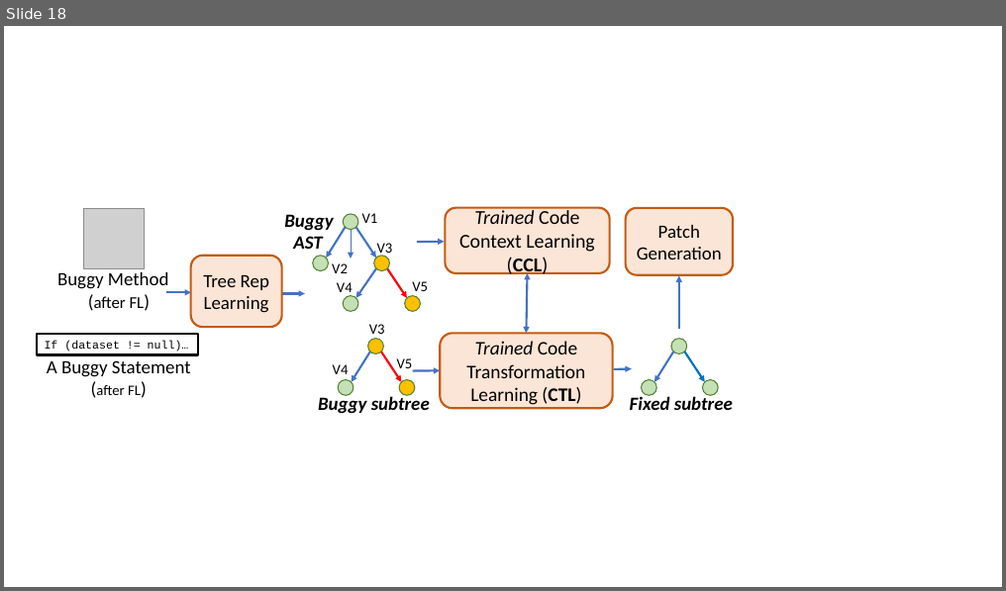
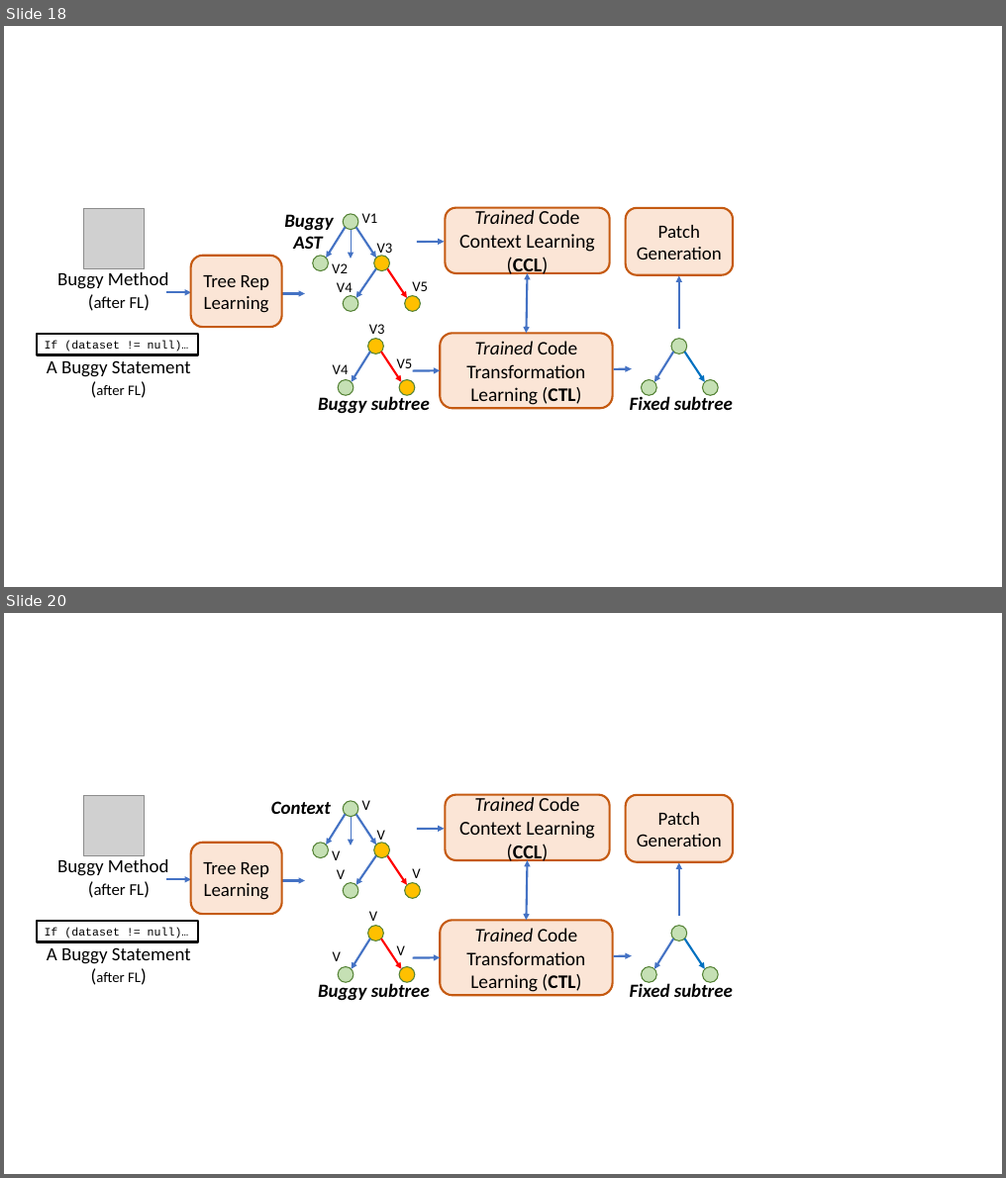
Before and after one commit to tien-n-nguyen/apr-study, a slide deck: Figures.pptx. Shown one above the other, each under a label of ours: slide 18 before the commit, slides 18 and 20 after it; the slides between them are not shown. The pictures are 1006x591 and 1006x1178 pixels, drawn with LibreOffice and Linux fonts; fonts in the diff are those of the drawing; grey boxes stand for pictures. Boxes give left, top, right and bottom in pixels: in the first picture for what was removed or moved away, otherwise in the second. Text is boxed around its words. In the diff, an @@ line names an element or a change of style, - is before the commit and + after.

```diff
--- a/Figures.pptx
+++ b/Figures.pptx
@@ slide 20 added at [4, 613, 1002, 1174], background #FFFFFF @@
@@ picture added at [84, 796, 145, 857] @@
@@ text added at [271, 801, 331, 814], 18 pt, text #000000, bold, italic @@
+Context
@@ group added at [313, 801, 389, 859]: 3 ellipses, 3 arrows @@
@@ text added at [362, 800, 370, 810], 14 pt, text #000000 @@
+V
@@ rounded rectangle added at [445, 795, 610, 861], fill #FBE5D6, outline #C55A11 2 pt, 19 pt, text #000000 @@
+Trained Code Context Learning
+(CCL)
@@ rounded rectangle added at [626, 795, 733, 862], fill #FBE5D6, outline #C55A11 2 pt, 18 pt, text #000000 @@
+Patch Generation
@@ rounded rectangle added at [191, 843, 282, 915], fill #FBE5D6, outline #C55A11 2 pt, 18 pt, text #000000 @@
+Tree Rep Learning
@@ text added at [377, 830, 385, 845], 14 pt, text #000000 @@
+V
@@ arrow added from (417, 829) to (445, 829), #4472C4 2 pt @@
@@ text added at [57, 860, 169, 895], 18 pt, text #000000 @@
+Buggy Method
+(after FL)
@@ arrow added from (166, 879) to (191, 879), #4472C4 2 pt @@
@@ text added at [332, 851, 340, 861], 14 pt, text #000000 @@
+V
@@ text added at [337, 869, 345, 879], 14 pt, text #000000 @@
+V
@@ arrow added from (376, 856) to (355, 885), #4472C4 2 pt @@
@@ arrow added from (387, 856) to (407, 885), #FF0000 2 pt @@
@@ text added at [412, 868, 420, 878], 14 pt, text #000000 @@
+V
@@ double arrow added from (528, 861) to (527, 921), #4472C4 2 pt @@
@@ arrow added from (679, 916) to (679, 863), #4472C4 2 pt @@
@@ arrow added from (280, 881) to (305, 881), #4472C4 2 pt @@
@@ ellipse added at [344, 883, 358, 899], fill #C5E0B4, outline #548235 1 pt @@
@@ ellipse added at [405, 883, 420, 899], fill #FFC000, outline #548235 1 pt @@
@@ rectangle added at [37, 921, 198, 943], outline #000000 2 pt, 11 pt, text #000000 @@
+If (dataset != null)…
@@ text added at [369, 911, 377, 921], 14 pt, text #000000 @@
+V
@@ group added at [338, 926, 415, 983]: 3 ellipses, 2 arrows @@
@@ rounded rectangle added at [440, 921, 613, 995], fill #FBE5D6, outline #C55A11 2 pt, 18.5 pt, text #000000 @@
+Trained Code Transformation Learning (CTL)
@@ group added at [642, 926, 718, 983]: 3 ellipses, 2 arrows @@
@@ text added at [47, 948, 191, 982], 18 pt, text #000000 @@
+A Buggy Statement
+(after FL)
@@ text added at [333, 952, 341, 961], 14 pt, text #000000 @@
+V
@@ text added at [397, 946, 405, 956], 14 pt, text #000000 @@
+V
@@ arrow added from (413, 959) to (440, 959), #4472C4 2 pt @@
@@ arrow added from (614, 957) to (632, 957), #4472C4 2 pt @@
@@ text added at [318, 982, 430, 1001], 18 pt, text #000000, bold, italic @@
+Buggy subtree
@@ text added at [630, 982, 733, 997], 18 pt, text #000000, bold, italic @@
+Fixed subtree
```
Also in this commit, not shown: 1 other slide added, 3 other files.
